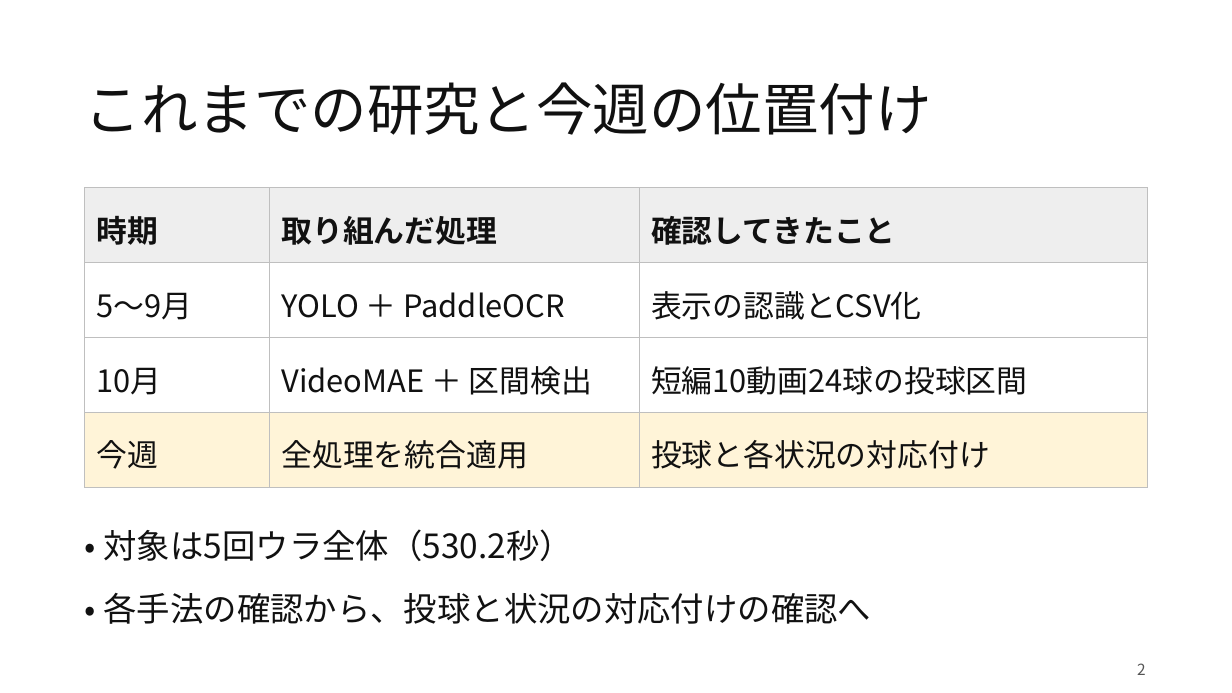
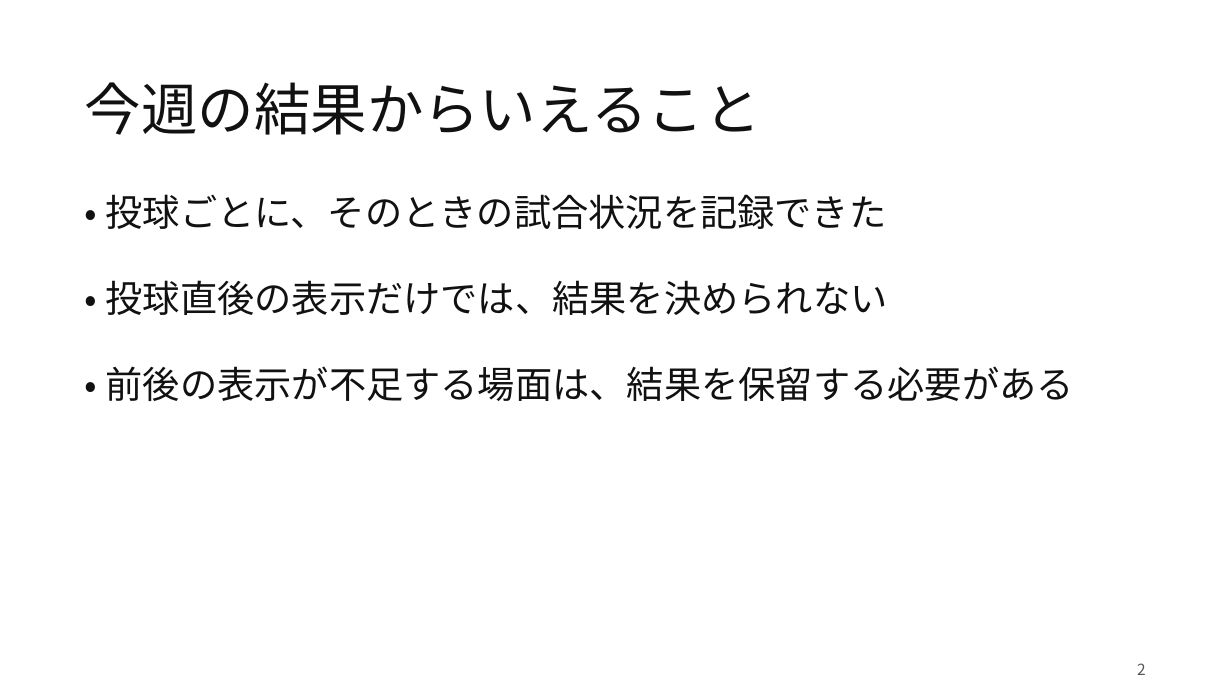
Before and after one commit to Yu-Tanahashi1226/----B-py, a slide deck: slide 2 of presentations/20261030/M棚橋261030.pptx. Drawn at 1232x693 pixels with LibreOffice and Linux fonts; fonts in the diff are those of the drawing. Boxes give left, top, right and bottom in pixels: in the first picture for what was removed or moved away, otherwise in the second. Text is boxed around its words. In the diff, an @@ line names an element or a change of style, - is before the commit and + after.

```diff
--- a/presentations/20261030/M棚橋261030.pptx
+++ b/presentations/20261030/M棚橋261030.pptx
@@ title at <box>85,82,761,135</box>: text changed @@
-これまでの研究と今週の位置付け
+今週の結果からいえること
@@ table removed at <box>85,188,1148,487</box>, 4 rows, 3 columns @@
-時期 | 取り組んだ処理 | 確認してきたこと
-5〜9月 | YOLO ＋ PaddleOCR | 表示の認識とCSV化
-10月 | VideoMAE ＋ 区間検出 | 短編10動画24球の投球区間
-今週 | 全処理を統合適用 | 投球と各状況の対応付け
@@ text added at <box>106,194,1074,401</box>, 29 pt, text #111111 @@
+• 投球ごとに、そのときの試合状況を記録できた
+• 投球直後の表示だけでは、結果を決められない
+• 前後の表示が不足する場面は、結果を保留する必要がある
@@ text removed at <box>104,529,872,624</box> @@
-• 対象は5回ウラ全体（530.2秒）
-• 各手法の確認から、投球と状況の対応付けの確認へ
```
Also in this commit, not shown: 10 other slides changed, 1 slide added, 1 slide removed, 9 other files.
